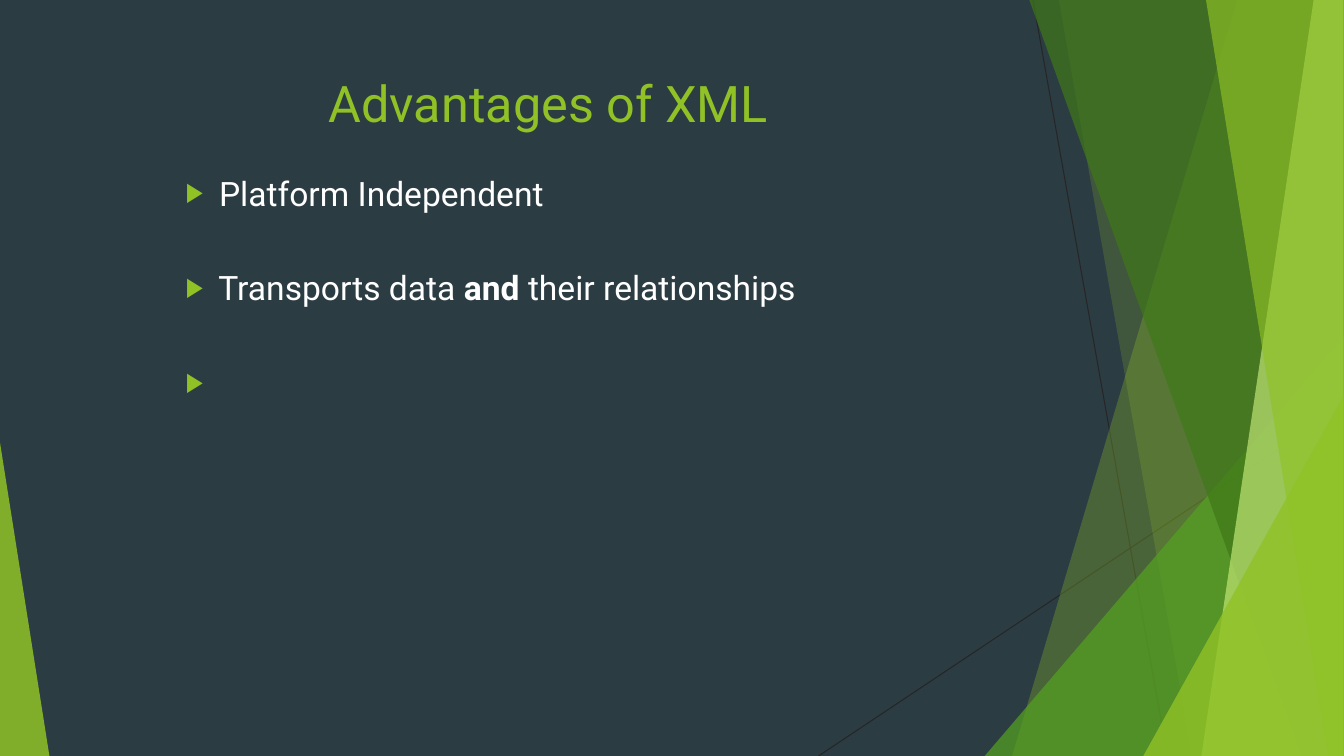
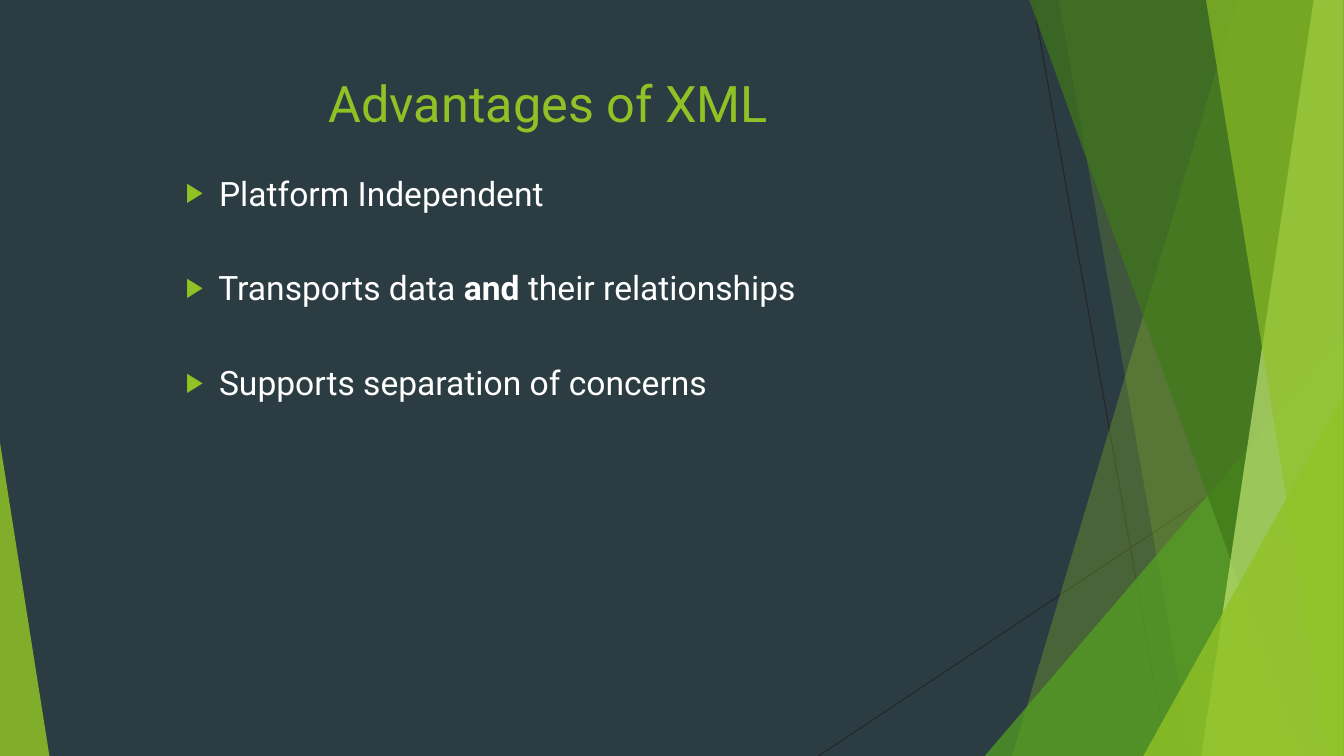
Before and after one commit to Sylvia-Olliff/XML-class, a slide deck: slide 4 of XML for Android.pptx. Drawn at 1344x756 pixels with LibreOffice and Linux fonts; fonts in the diff are those of the drawing. Boxes give left, top, right and bottom in pixels: in the first picture for what was removed or moved away, otherwise in the second. Text is boxed around its words. In the diff, an @@ line names an element or a change of style, - is before the commit and + after.

```diff
--- a/XML for Android.pptx
+++ b/XML for Android.pptx
@@ text at [219,369,707,402]: paragraph added @@
+    ▶ Supports separation of concerns
```
Also in this commit, not shown: 2 other slides changed, 8 slides added.
